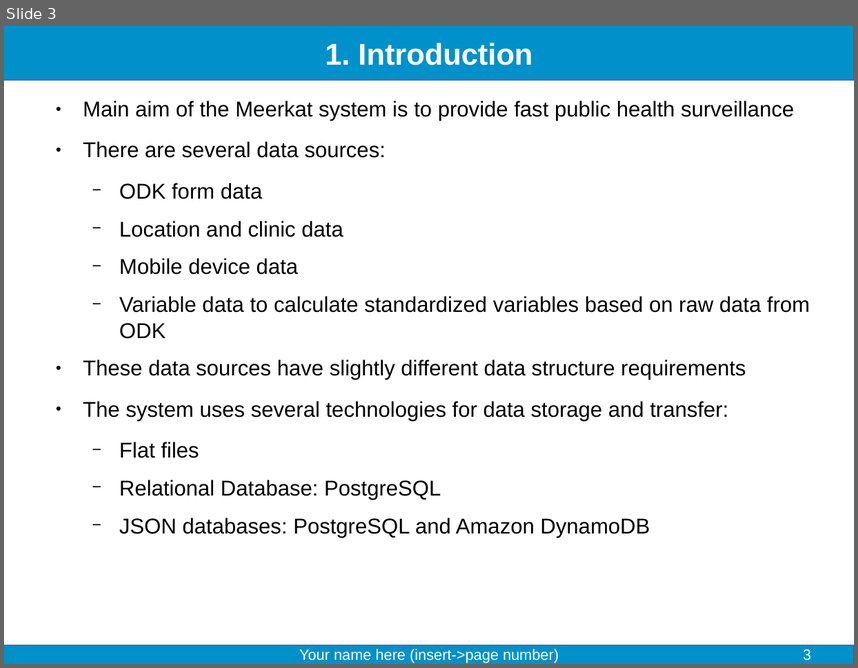
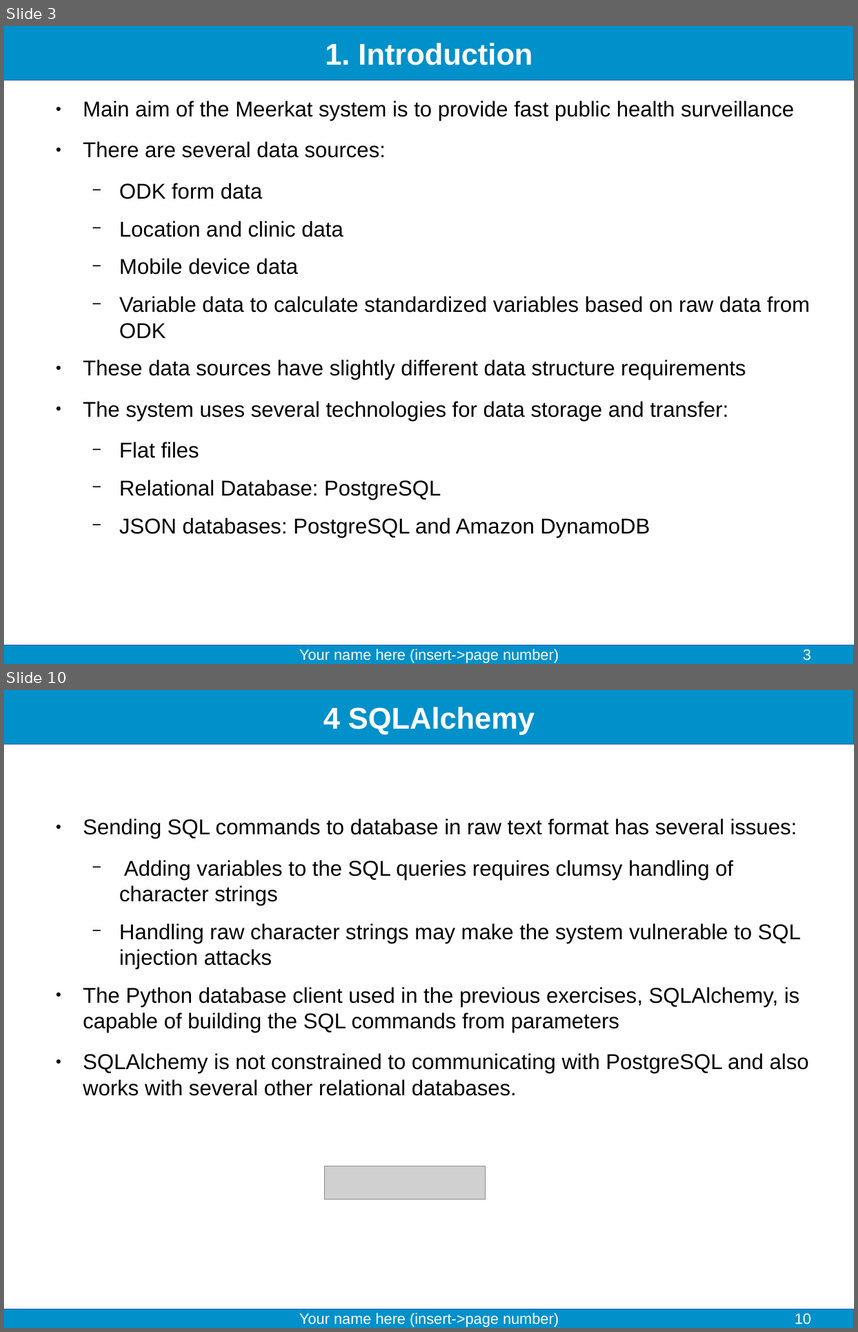
Before and after one commit to fjelltopp/training, a slide deck: data_storage_solutions/Data storage solutions.odp. Shown one above the other, each under a label of ours: slide 3 before the commit, slides 3 and 10 after it; the slides between them are not shown. The pictures are 858x668 and 858x1332 pixels, drawn with LibreOffice and Linux fonts; fonts in the diff are those of the drawing; grey boxes stand for pictures. Boxes give left, top, right and bottom in pixels: in the first picture for what was removed or moved away, otherwise in the second. Text is boxed around its words. In the diff, an @@ line names an element or a change of style, - is before the commit and + after.

Commit message:
Add data storage solutions exercises and system exercises

```diff
--- a/data_storage_solutions/Data storage solutions.odp
+++ b/data_storage_solutions/Data storage solutions.odp
@@ slide 10 added at (4, 690, 854, 1328), background #FFFFFF; not listed: 2 template elements that a slide beside it also shows @@
@@ title added at (323, 707, 535, 735), 28 pt, text #FFFFFF, bold @@
+4 SQLAlchemy
@@ text added at (83, 818, 809, 1096), 20 pt, text #000000 @@
+● Sending SQL commands to database in raw text format has several issues:
+  − Adding variables to the SQL queries requires clumsy handling of character strings
+  − Handling raw character strings may make the system vulnerable to SQL injection attacks
+● The Python database client used in the previous exercises, SQLAlchemy, is capable of building the SQL commands from parameters
+● SQLAlchemy is not constrained to communicating with PostgreSQL and also works with several other relational databases.
@@ picture added at (325, 1166, 486, 1200) @@
@@ text added at (299, 1312, 559, 1326), 14 pt, text #FFFFFF @@
+Your name here (insert->page number)
@@ page number added at (795, 1313, 811, 1324), 14 pt, text #FFFFFF @@
+10
```
Also in this commit, not shown: 6 slides changed, 2 other slides added, 10 other files.
